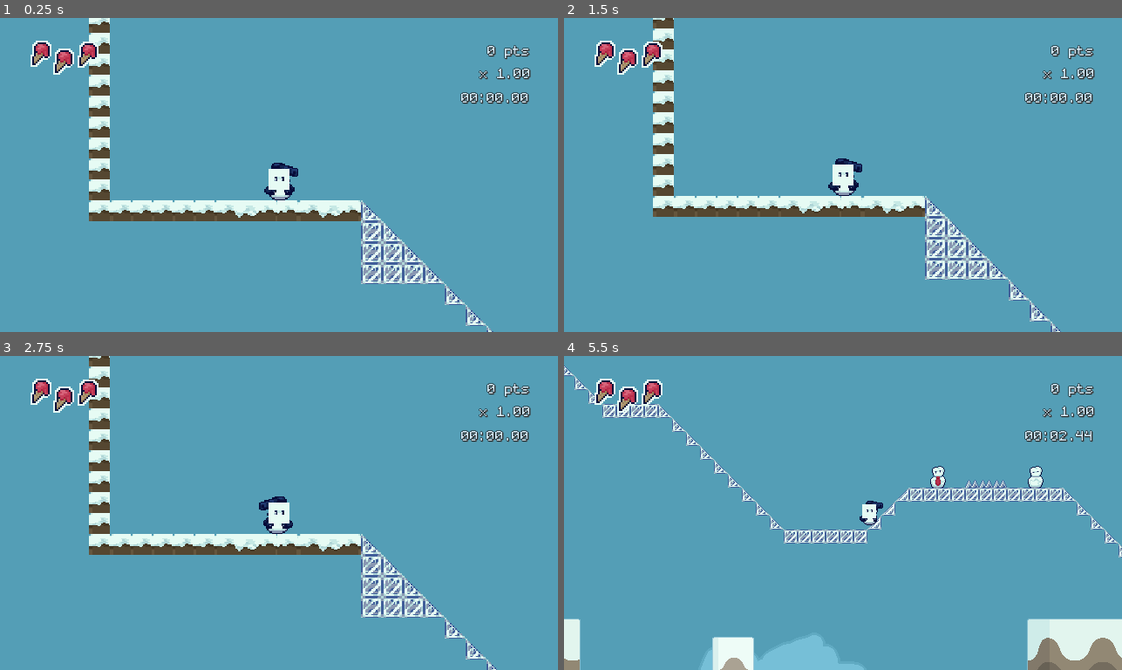
Above: before the commit, frames 1-4 (two rows, left to right).
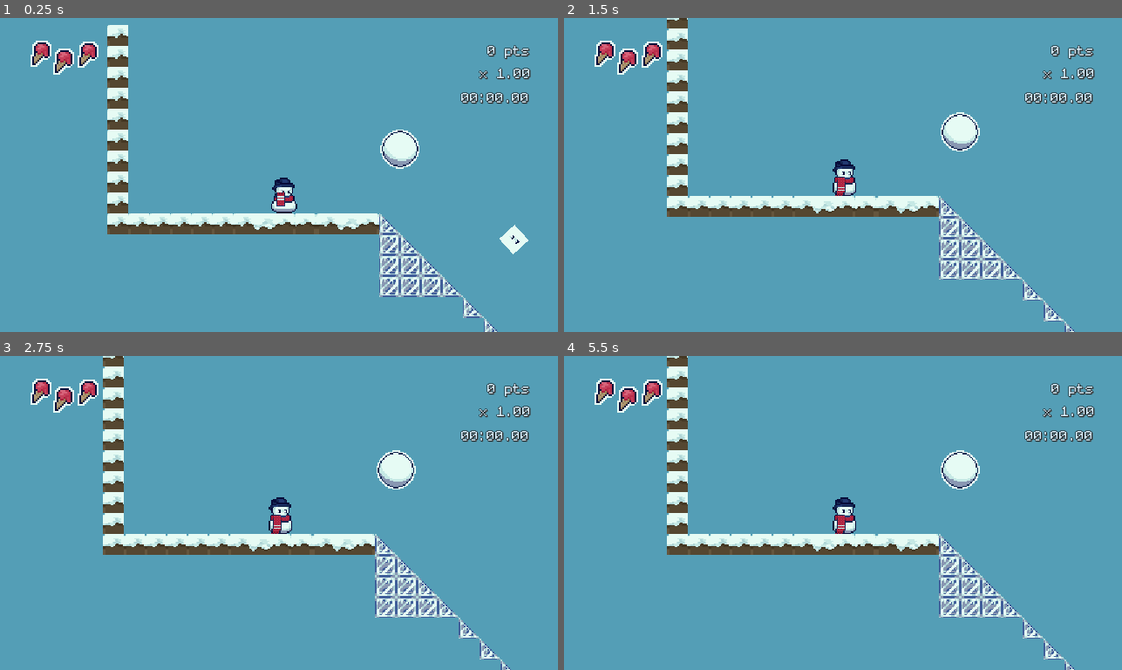
Above: after the commit, the same moments.

Repository: streebree/slickmode
Game: Godot game, scene res://scenes/areas/area4.tscn
Same seed, same stepped clock (60 frames per second), same inputs: the game is played once before the commit and once after it.
Inputs (mouse positions are in pixels of both pictures, inside the frame that each line leads up to):
- Up to frame 1 (0.25 s): no input
- Up to frame 2 (1.5 s): tap Enter (start) at 0.5, 1.35 s; move the mouse to (965, 159) at 0.52 s; hold Right (ui_right) from 0.53 s (still down); tap Shift (run) at 0.6 s; click (965, 159) at 0.67 s; tap Z (double_jump) at 0.77 s; move the mouse to (731, 190) at 1.27 s
- Up to frame 3 (2.75 s): tap Z (double_jump) at 1.52 s; move the mouse to (334, 443) at 2.02 s; release Right (ui_right) at 2.03 s; hold Left (ui_left) from 2.03 s (still down); tap F at 2.1 s
- Up to frame 4 (5.5 s): tap Space (ui_accept) at 2.75 s; move the mouse to (815, 575) at 2.77 s; release Left (ui_left) at 2.78 s; hold Right (ui_right) 2.78-4.28 s; tap Shift (run) at 2.85, 5.1 s; click (815, 575) at 2.92 s; tap Z (double_jump) at 3.02, 3.77, 4.52 s; move the mouse to (1010, 560) at 3.52 s; tap Enter (start) at 3.6 s; move the mouse to (675, 465) at 4.27 s; hold Left (ui_left) 4.28-5.03 s; tap F at 4.35 s; move the mouse to (870, 513) at 5.02 s; hold Right (ui_right) from 5.03 s (still down); click (870, 513) at 5.17 s

The runs differ from the first frame. In frame 1, 13% of the frame differs, in the area x 15-95%, y 0-100%; in frame 2, 8.0%; in frame 3, 8.1%; in frame 4, 17%, in the area x 0-100%, y 0-100%.
Error after the commit: Trying to assign value of type 'RigidBody2D' to a variable of type 'Sprite2D'. (res://scenes/snowman.gd:20)

Commit message:
checkpoint before I break something

Diff:
--- a/slick-game/scenes/areas/area4.tscn
+++ b/slick-game/scenes/areas/area4.tscn
@@ -9,6 +9,7 @@
 [ext_resource type="PackedScene" uid="uid://domfe53a2mmqd" path="res://scenes/level_end.tscn" id="10_m7iv3"]
 [ext_resource type="PackedScene" uid="uid://bk0d2nat47ssr" path="res://scenes/kill_plane.tscn" id="11_gsftq"]
 [ext_resource type="PackedScene" uid="uid://by1ldxkw8bmvw" path="res://scenes/icecream.tscn" id="12_3c7mo"]
+[ext_resource type="PackedScene" uid="uid://bdu3q13ouklky" path="res://scenes/snowball_power.tscn" id="12_a0gg5"]
 [ext_resource type="Texture2D" uid="uid://yytnqgqmlufk" path="res://assets/art/background/sky.png" id="12_hlb5a"]
 [ext_resource type="Texture2D" uid="uid://cxcugdwl71nrr" path="res://assets/art/background/skybox_background.png" id="13_a0gg5"]
 [ext_resource type="PackedScene" uid="uid://bjllpyn7o184f" path="res://scenes/checkpoint.tscn" id="13_posi2"]
@@ -29,7 +30,7 @@
 tile_set = ExtResource("2_y8oc2")
 
 [node name="CharacterBody2D" parent="." unique_id=1919126236 instance=ExtResource("3_3btnx")]
-position = Vector2(-288, -72)
+position = Vector2(-309.73, -89.35)
 
 [node name="AudioStreamPlayer" type="AudioStreamPlayer" parent="." unique_id=1346540891]
 stream = ExtResource("7_5o8i8")
@@ -152,6 +153,10 @@
 [node name="EnemySpawner22" parent="." unique_id=1163030222 instance=ExtResource("14_6rmr4")]
 position = Vector2(3960, 1088)
 
+[node name="Snowball" parent="." unique_id=597794857 instance=ExtResource("12_a0gg5")]
+unique_name_in_owner = true
+position = Vector2(-209, -97)
+
 [node name="Sky" type="Parallax2D" parent="." unique_id=1386912876]
 z_index = -9
 scroll_scale = Vector2(0, 0)
--- a/slick-game/scenes/snowball_power.gd
+++ b/slick-game/scenes/snowball_power.gd
@@ -11,6 +11,9 @@
 	pass
 
 func _on_body_entered(body: Node2D) -> void:
+	if not body.name == "CharacterBody2D":
+		return
+
 	if not is_a_snowball:
 		got_snowball.emit()
 		sprite.visible = false
--- a/slick-game/scenes/snowman.gd
+++ b/slick-game/scenes/snowman.gd
@@ -17,9 +17,7 @@
 @onready var farcast_scarf: RayCast2D = $AnimatedSprite2D/FarCastScarf
 @onready var shortcast_scarf: RayCast2D = $AnimatedSprite2D/ShortCastScarf
 
-@onready var jacket: Jacket = %Jacket
-@onready var snowball: SnowballPower = %Snowball
-@onready var discarded_hat = %DiscardedHat
+@onready var snowball_face: Sprite2D = $SnowballFace
 
 @onready var jump_sound: AudioStreamPlayer2D = $JumpSound
 @onready var damage_sound: AudioStreamPlayer2D = $DamageSound
@@ -93,6 +91,10 @@
 var stomp_y = 0
 var is_disabled = false
 
+var jacket: Jacket = null
+var snowball: SnowballPower = null
+var discarded_hat = null
+
 # For the jacket ability aquisition
 var is_transitioning = false
 
@@ -101,6 +103,12 @@
 var is_in_snowball_mode = false
 
 func _ready() -> void:
+	snowball_face.visible = false
+
+	jacket = get_node_or_null("%Jacket")
+	snowball = get_node_or_null("%Snowball")
+	discarded_hat = get_node_or_null("%DiscardedHat")
+
 	StateManager.listen("health_update", Callable(self, "on_health_update"))
 	StateManager.listen("take_damage", Callable(self, "on_take_damage"))
 	StateManager.listen("give_abilities", Callable(self, "on_give_abilities"))
@@ -146,7 +154,7 @@
 
 func on_got_snowball():
 	# Move snowman to snowball position
-	global_position = jacket.global_position
+	global_position = snowball.global_position
 
 	# Freeze snowman position in place (set transition active flag)
 	## Return gravity once flag is set to false
@@ -556,6 +564,9 @@
 				sprite.play_backwards("lean")
 
 func on_animation_finished():
+	if sprite.animation == "snowball_transform":
+		snowball_face.visible = true
+
 	if is_transitioning:
 		return
 
--- a/slick-game/scenes/snowman.tscn
+++ b/slick-game/scenes/snowman.tscn
@@ -718,7 +718,9 @@
 radius = 6.0
 
 [sub_resource type="RectangleShape2D" id="RectangleShape2D_q720n"]
-size = Vector2(20, 23)
+size = Vector2(27, 4)
+
+[sub_resource type="CircleShape2D" id="CircleShape2D_fmcf6"]
 
 [node name="CharacterBody2D" type="CharacterBody2D" unique_id=1919126236]
 collision_layer = 641
@@ -877,6 +879,7 @@
 shape = SubResource("RectangleShape2D_no5s5")
 
 [node name="ScarfLink" type="Line2D" parent="." unique_id=1388003466]
+visible = false
 show_behind_parent = true
 z_index = -1
 texture_repeat = 2
@@ -905,39 +908,47 @@
 position = Vector2(0, -2)
 
 [node name="DamageSound" type="AudioStreamPlayer2D" parent="." unique_id=1830797994]
+visible = false
 stream = ExtResource("7_8t5k0")
 volume_db = -7.46
 max_polyphony = 6
 panning_strength = 0.0
 
 [node name="JumpSound_abd" type="AudioStreamPlayer2D" parent="." unique_id=488553957]
+visible = false
 stream = ExtResource("8_iulbc")
 pitch_scale = 1.83
 max_polyphony = 5
 
 [node name="JumpSound" type="AudioStreamPlayer2D" parent="." unique_id=1860688804]
+visible = false
 stream = ExtResource("10_gm00g")
 attenuation = 0.73204297
 max_polyphony = 5
 
 [node name="LandSound" type="AudioStreamPlayer2D" parent="." unique_id=927932973]
+visible = false
 stream = ExtResource("13_q720n")
 pitch_scale = 0.26
 max_polyphony = 5
 
 [node name="DashSound" type="AudioStreamPlayer2D" parent="." unique_id=1366749973]
+visible = false
 stream = ExtResource("11_gm00g")
 max_polyphony = 5
 
 [node name="BounceSound" type="AudioStreamPlayer2D" parent="." unique_id=1041021384]
+visible = false
 stream = ExtResource("10_no5s5")
 max_polyphony = 5
 
 [node name="DuckSound" type="AudioStreamPlayer2D" parent="." unique_id=387459784]
+visible = false
 stream = ExtResource("13_q720n")
 max_polyphony = 5
 
 [node name="FlyingSound" type="AudioStreamPlayer2D" parent="." unique_id=1020976679]
+visible = false
 stream = ExtResource("14_gm00g")
 
 [node name="Area2D10" type="Area2D" parent="." unique_id=953220876]
@@ -945,11 +956,16 @@
 collision_mask = 16384
 
 [node name="SlopeCollision" type="CollisionShape2D" parent="Area2D10" unique_id=1451525371]
-position = Vector2(0, 21.5)
+position = Vector2(0.5, 30)
 shape = SubResource("RectangleShape2D_q720n")
 
-[node name="Sprite2D" type="Sprite2D" parent="." unique_id=1819818178]
+[node name="SnowballFace" type="RigidBody2D" parent="." unique_id=1076098558]
+
+[node name="Sprite2D" type="Sprite2D" parent="SnowballFace" unique_id=1339070704]
 texture = ExtResource("17_2huu6")
+
+[node name="CollisionShape2D" type="CollisionShape2D" parent="SnowballFace" unique_id=127435954]
+shape = SubResource("CircleShape2D_fmcf6")
 
 [connection signal="body_entered" from="Area2D" to="." method="_on_area_2d_body_entered"]
 [connection signal="body_exited" from="Area2D" to="." method="_on_area_2d_body_exited"]
